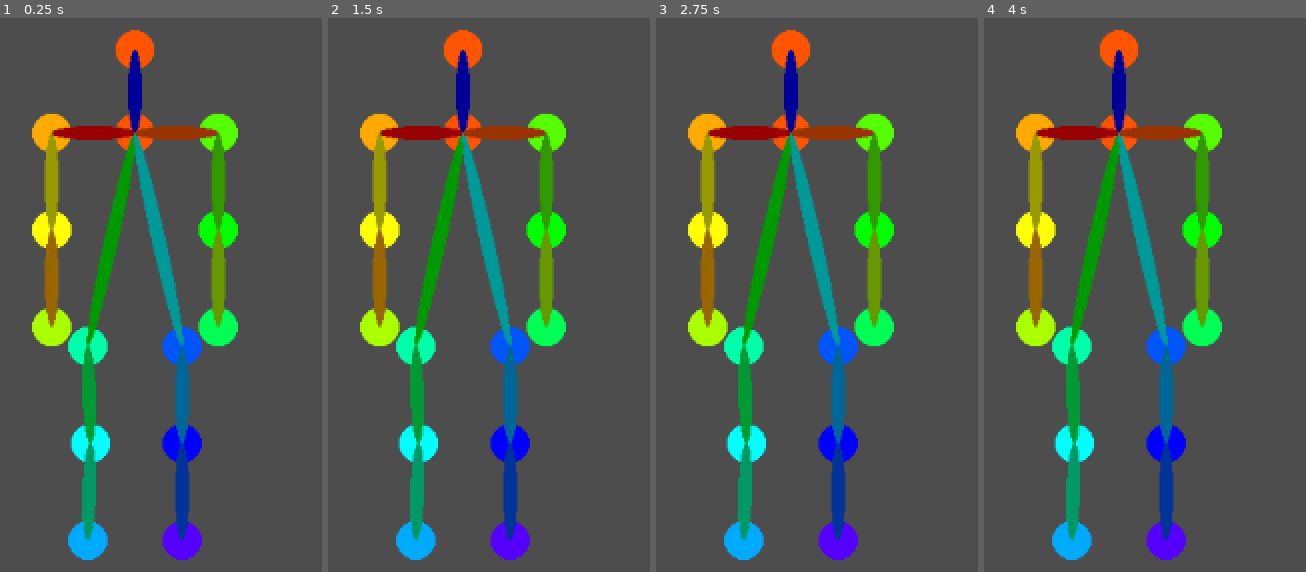
Above: before the commit, frames 1-4 (left to right).
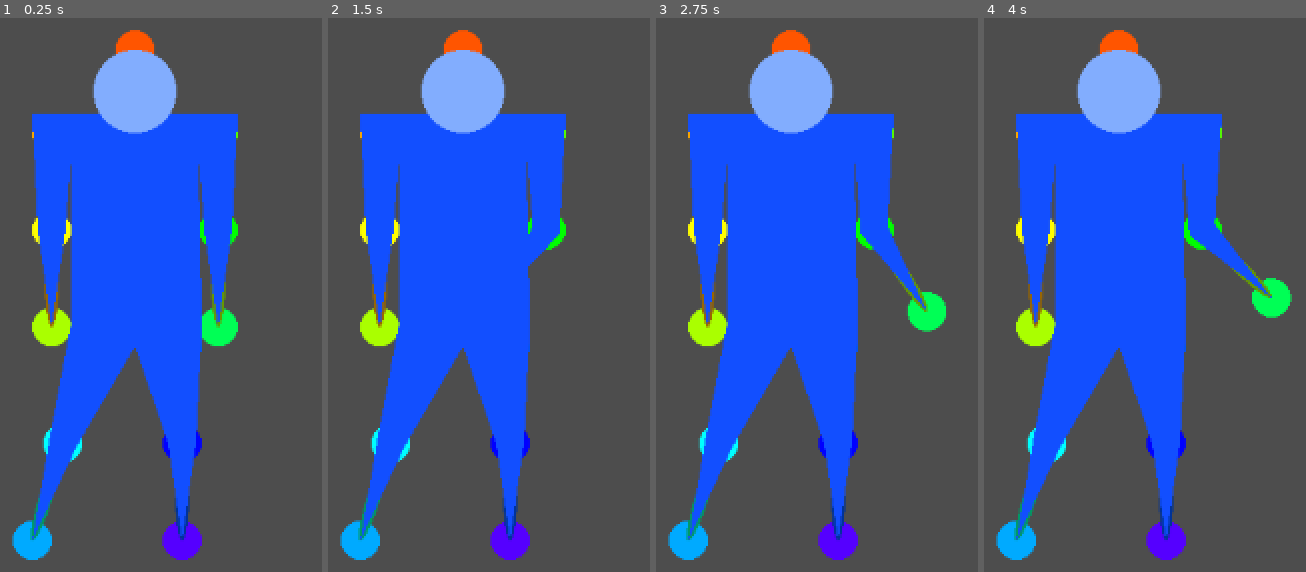
Above: after the commit, the same moments.

Repository: OscarPindaro/ProceduralAnimation
Game: Godot game, scene res://scenes/Skeleton/skeleton.tscn
The game is run twice, just before and just after one commit, with the same random seed, the same clock (stepped at 60 frames per second) and the same inputs. This scene is started directly instead of the project's main scene.
Inputs (mouse positions are in pixels of both pictures, inside the frame that each line leads up to):
- Up to frame 1 (0.25 s): no input
- Up to frame 2 (1.5 s): tap Enter at 0.5 s; move the mouse to (outside the picture) at 0.52 s; hold Space 0.53-1.28 s; click (outside the picture) at 0.67 s; move the mouse to (outside the picture) at 1.27 s; tap Space at 1.35 s; click (outside the picture) at 1.42 s
- Up to frame 3 (2.75 s): tap Space at 1.52, 1.82 s; tap Enter at 2 s; move the mouse to (952, 128) at 2.02 s; hold Space from 2.03 s (still down); click (952, 128) at 2.17 s
- Up to frame 4 (4 s): move the mouse to (1038, 505) at 2.77 s; release Space at 2.78 s; tap Space at 2.85, 3.02, 3.32 s; click (1038, 505) at 2.92 s; tap Enter at 3.5 s; move the mouse to (outside the picture) at 3.52 s; hold Space from 3.53 s (still down); click (outside the picture) at 3.67 s

The runs differ from the first frame. In frame 1, 35% of the frame differs, in the area x 3-74%, y 5-98%; in frame 2, 35%; in frame 3, 36%, in the area x 3-91%, y 5-98%; in frame 4, 36%.

Commit message:
finished the body

Diff:
--- a/scenes/Skeleton/skeleton.gd
+++ b/scenes/Skeleton/skeleton.gd
@@ -1,11 +1,27 @@
 extends Node2D
 class_name Skeleton
+
+
+# FUTURE CHANGES
+# - need to have a simple skeleton class that is just the points with tool helpers that can adjust everything.
+#   the rest of the code will probably just receive vectors, it's a mess to compute all these positions. Otherwise, a joint is a more complex node with some informations, maybe also maximum angles and so on
 
 @export_group("Skeleton Debug")
 @export var joint_radius: float = 5
 @export var segment_width: float = 2
 @export var draw_segments_as_ellipses: bool = false
 
+@export_category("Rendering")
+@export_group("Rendering")
+@export var body_color: Color = Color("#134fff")
+@export var head_color: Color = Color("#82adfe")
+@export var outline_color: Color = Color("#000000")
+@export var outline_thickness: float = 5.0
+
+@export_group("Body")
+@export_range(0, 30, 1.0, "Thickness of shoulders") var shoulder_thickness: float = 10.
+@export_range(0, 30, 1.0, "Thickness of hips") var hips_thickness: float = 10.
+@export_range(0, 30, 1.0, "Thickness of legs") var legs_thickness: float = 10.
 
 # Joint Nodes
 @onready var head = $Joints/Head
@@ -22,6 +38,9 @@
 @onready var left_hip = $Joints/LeftHip
 @onready var left_knee = $Joints/LeftKnee
 @onready var left_foot = $Joints/LeftFoot
+
+# other control point
+@onready var pube: Node2D = $Pube
 
 # ─────────────────────────────────────────
 # Joint Colors (OpenPose COCO 18 - points)
@@ -85,6 +104,12 @@
 		left_foot:      COLOR_LEFT_FOOT,
 	}
 
+func _input(event: InputEvent) -> void:
+	if event is InputEventMouseButton or event is InputEventMouseMotion:
+		if Input.is_mouse_button_pressed(MOUSE_BUTTON_LEFT):
+			left_hand.position = left_elbow.position+ Constraints.constrain_distance(left_hand.position, get_local_mouse_position(), left_hand.position.distance_to(left_elbow.position)).normalized()*left_hand.position.distance_to(left_elbow.position)
+			queue_redraw()
+
 func _draw_skeleton():
 	var joints = all_joints()
 	var coloured_joints: Dictionary = joints_with_colors()
@@ -116,5 +141,118 @@
 	else:
 		draw_line(from, to, color, segment_width)
 
+func _perp_at_joint(from: Node2D, joint: Node2D, to: Node2D) -> Vector2:
+	var in_dir: Vector2 = (joint.position - from.position).normalized()
+	var out_dir: Vector2 = (to.position - joint.position).normalized()
+	return (in_dir + out_dir).normalized().rotated(deg_to_rad(90))
+
+func _joint_points(from: Node2D, joint: Node2D, to: Node2D, thickness: float) -> Array[Vector2]:
+	var perp = _perp_at_joint(from, joint, to)
+	return [
+		joint.position + perp * thickness / 2.0,
+		joint.position - perp * thickness / 2.0,
+	]
+
+func _middle_hip() -> Vector2:
+	return (right_hip.position + left_hip.position)/2
+
+func _draw_arm(shoulder: Node2D, elbow: Node2D, hand: Node2D, from: Node2D) -> void:
+	var arm_length: float = shoulder.position.distance_to(elbow.position) + elbow.position.distance_to(hand.position)
+	var elbow_t: float = shoulder.position.distance_to(elbow.position) / arm_length
+	var elbow_thikness: float = lerpf(shoulder_thickness, 0.0, elbow_t)
+
+	var sp = _joint_points(from, shoulder, elbow, shoulder_thickness)
+	var ep = _joint_points(shoulder, elbow, hand, elbow_thikness)
+
+	draw_colored_polygon(PackedVector2Array([
+		sp[0], sp[1], ep[1], ep[0],
+	]), body_color)
+
+	draw_colored_polygon(PackedVector2Array([
+		ep[0], ep[1], hand.position,
+	]), body_color)
+
+func _outer_hip_point(hip: Node2D, knee: Node2D, from: Node2D) -> Vector2:
+	# from is the middle hip node
+	# [0] is left of travel direction, [1] is right
+	# for right hip (travels rightward from center) outer is [0]
+	# for left hip (travels leftward from center) outer is [1]
+	# so the caller decides which index to pick
+	return _joint_points(from, hip, knee, hips_thickness)[0]
+
+func _hip_points() -> Array[Vector2]:
+	# returns [right_outer, left_outer]
+	var mid = Node2D.new()
+	mid.position = _middle_hip()
+	return [
+		_joint_points(mid, right_hip, right_knee, hips_thickness)[0],
+		_joint_points(mid, left_hip, left_knee, hips_thickness)[1],
+	]
+
+func _draw_leg(hip: Node2D, knee: Node2D, foot: Node2D, outer_hip_point: Vector2, hip_mid: Vector2, flip: bool = false) -> void:
+	var leg_length: float = hip.position.distance_to(knee.position) + knee.position.distance_to(foot.position)
+	var knee_t: float = hip.position.distance_to(knee.position) / leg_length
+	var knee_thickness: float = lerpf(legs_thickness, 0.0, knee_t)
+
+	var kp = _joint_points(hip, knee, foot, knee_thickness)
+	var k0 = kp[0] if not flip else kp[1]
+	var k1 = kp[1] if not flip else kp[0]
+
+	draw_colored_polygon(PackedVector2Array([
+		outer_hip_point,
+		k0, k1,
+		pube.position,
+		hip_mid,
+	]), body_color)
+
+	draw_colored_polygon(PackedVector2Array([
+		k0, k1, foot.position,
+	]), body_color)
+
+func _draw_torso():
+	# get the trpezoid done by the arms
+	var right_join_points = _joint_points(neck, right_shoulder, right_elbow, shoulder_thickness)
+	var left_join_points = _joint_points(neck, left_shoulder, left_elbow, shoulder_thickness)
+
+	# now let's connect to the hips.
+	# i'm doing the same thinkes computation, and for the right hip i need the one above, which is the "right" point (0 index)
+	# for the left, is the left point 1 index. here left and right are different ideas.
+	# for the joints, left and right are mirrored (left on the right, right on the left, because the character is in front of me)
+	# for the rendering, if you consider the actualy vectors, right is right, left is left
+	var hip_node: Node2D = Node2D.new()
+	hip_node.position = _middle_hip()
+	var right_hip_point: Vector2 =_joint_points(hip_node, right_hip, right_knee, legs_thickness)[0]
+	var left_hip_point: Vector2 =_joint_points(hip_node, left_hip, left_knee, legs_thickness)[1]
+
+	draw_colored_polygon(PackedVector2Array([
+		right_join_points[0], right_join_points[1], right_hip_point, left_hip_point, left_join_points[0], left_join_points[1],
+	]), body_color)
+
+func _draw_head():
+	var radius: float = neck.position.distance_to(head.position)/2
+	var center: Vector2 = (neck.position + head.position) / 2
+	draw_circle(center, radius, head_color)
+
+
+
+
+func _simple_render():
+	_draw_arm(right_shoulder, right_elbow, right_hand, neck)
+	_draw_arm(left_shoulder, left_elbow, left_hand, neck)
+	_draw_torso()
+	var hp = _hip_points()
+	var hip_mid = (hp[0] + hp[1]) / 2.0
+	_draw_leg(right_hip, right_knee, right_foot, hp[0], hip_mid)
+	_draw_leg(left_hip, left_knee, left_foot, hp[1], hip_mid, true)
+	_draw_head()
+
 func _draw():
 	_draw_skeleton()
+	_simple_render()
+
+
+
+func _process(delta: float) -> void:
+	if Input.is_key_pressed(KEY_SPACE):
+		print("A")
+		queue_redraw()
--- a/scenes/Skeleton/skeleton.tscn
+++ b/scenes/Skeleton/skeleton.tscn
@@ -7,10 +7,14 @@
 joint_radius = 7.0
 segment_width = 5.0
 draw_segments_as_ellipses = true
+body_color = Color(0.07274025, 0.3105249, 0.99999493, 1)
+head_color = Color(0.5096179, 0.6774812, 0.99549526, 1)
+shoulder_thickness = 20.0
+hips_thickness = 20.0
+legs_thickness = 20.0
 metadata/_edit_lock_ = true
 
 [node name="Joints" type="Node2D" parent="." unique_id=1153939439]
-metadata/_edit_group_ = true
 
 [node name="Head" type="Node2D" parent="Joints" unique_id=1321413219]
 
@@ -48,11 +52,14 @@
 position = Vector2(-17, 107)
 
 [node name="RightKnee" type="Node2D" parent="Joints" unique_id=1880081685]
-position = Vector2(-16, 142)
+position = Vector2(-26, 142)
 
 [node name="RightFoot" type="Node2D" parent="Joints" unique_id=1111180315]
-position = Vector2(-17, 177)
+position = Vector2(-37, 177)
 
 [node name="Camera2D" type="Camera2D" parent="." unique_id=724248063]
 position = Vector2(0, 100)
 zoom = Vector2(2, 2)
+
+[node name="Pube" type="Node2D" parent="." unique_id=526935213]
+position = Vector2(0, 107)
